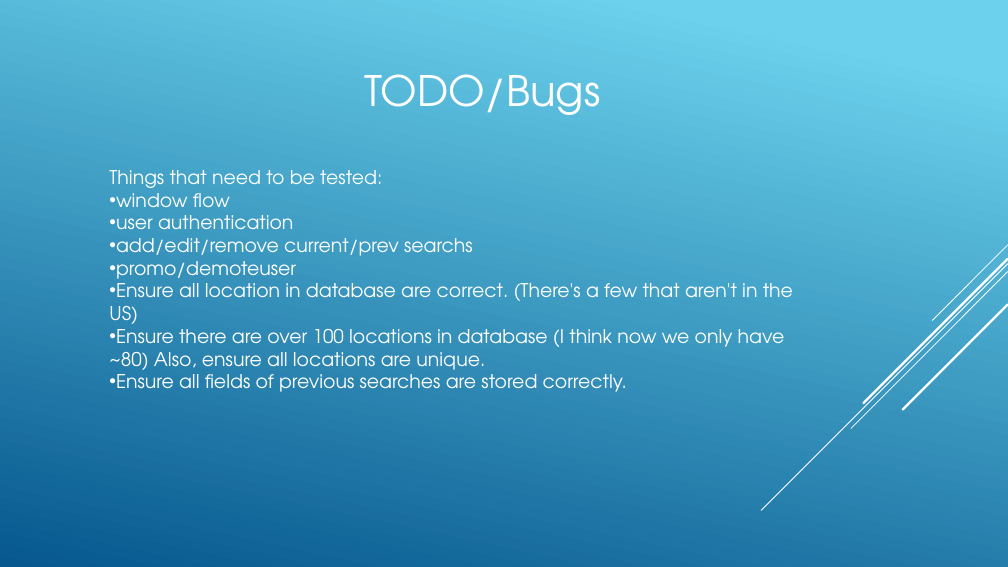
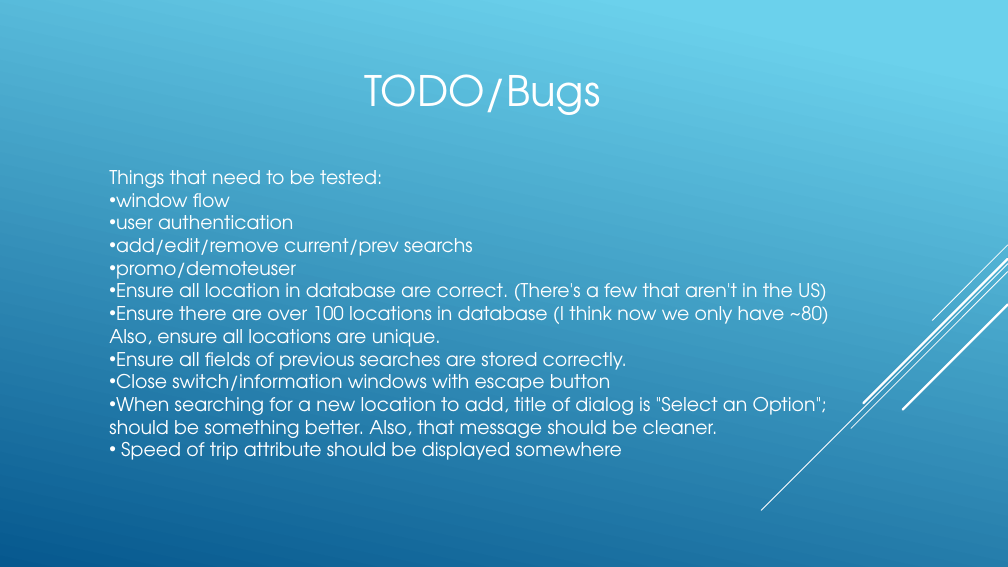
Before and after one commit to spawndys/Cava, a slide deck: slide 12 of Presentation.pptx. Drawn at 1008x567 pixels with LibreOffice and Linux fonts; fonts in the diff are those of the drawing. Boxes give left, top, right and bottom in pixels: in the first picture for what was removed or moved away, otherwise in the second. Text is boxed around its words. In the diff, an @@ line names an element or a change of style, - is before the commit and + after.

```diff
--- a/Presentation.pptx
+++ b/Presentation.pptx
@@ text at box(109, 369, 827, 460): paragraphs added @@
+• Close switch/information windows with escape button
+• When searching for a new location to add, title of dialog is "Select an Option"; should be something better. Also, that message should be cleaner.
+• Speed of trip attribute should be displayed somewhere
```
Also in this commit, not shown: 1 slide removed.
